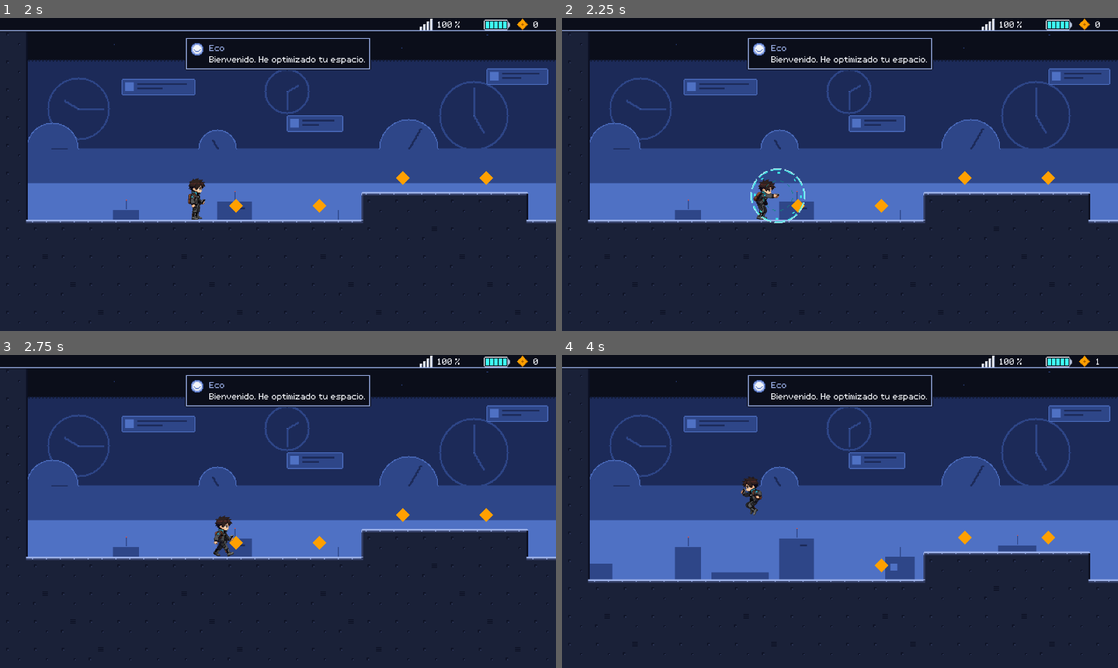
Above: before the commit, frames 1-4 (two rows, left to right).
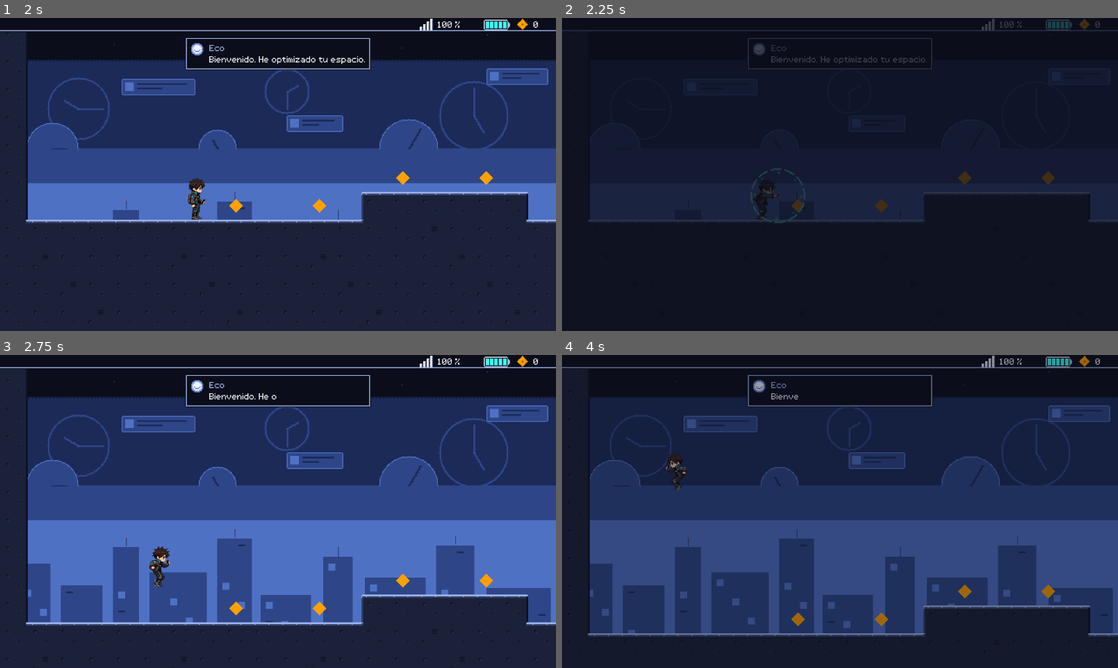
Above: after the commit, the same moments.

Repository: TKW04/Protocolo-Desconexion-
Game: Godot game, scene res://scenes/main.tscn
Two runs of this game, one before a commit and one after it. Both use one fixed random seed, a clock stepped at 60 frames per second and the inputs below.
Inputs (mouse positions are in pixels of both pictures, inside the frame that each line leads up to):
- Up to frame 1 (2 s): tap Enter at 0.5 s; move the mouse to (400, 158) at 0.52 s; hold D (move_right) 0.53-1.25 s; tap Shift (run) at 0.6 s; click (400, 158) at 0.67 s; tap Space (jump) at 0.77, 0.8, 1.07 s; drag from (166, 190) to (233, 262) at 1.27 s
- Up to frame 2 (2.25 s): tap R (restart_level, bound only after the commit) at 2 s; move the mouse to (895, 105) at 2.02 s; hold D (move_right) from 2.03 s (still down); tap J (pulse) at 2.1 s; click (895, 105) at 2.17 s
- Up to frame 3 (2.75 s): keep holding D (move_right); tap Space (jump) at 2.3 s
- Up to frame 4 (4 s): release D (move_right) at 2.75 s; drag from (812, 574) to (1051, 514) at 2.77 s; tap R (restart_level, bound only after the commit) at 3.5 s; move the mouse to (1006, 558) at 3.52 s; hold A (move_left) from 3.53 s (still down); tap Alt at 3.6 s; click (1006, 558) at 3.67 s; tap Space (jump) at 3.77, 3.8 s

Frame 1 is identical in both runs. In frame 2, 47% of the frame differs, in the area x 0-100%, y 0-98%; in frame 3, 22%; in frame 4, 49%, in the area x 0-100%, y 0-96%.

Commit message:
Flujo de nivel: R/Select reinicia el mapa y mantener F9 borra el guardado de prueba
Acciones restart_level y debug_wipe_save en el Input Map, ajustes en
dev_keys de data/flow.json y pruebas en tests/test_dev_keys.gd.

Co-Authored-By: Claude Sonnet 5.5 <noreply@anthropic.com>

Diff:
--- a/data/flow.json
+++ b/data/flow.json
@@ -15,5 +15,18 @@
 	"transition_layer": 50,
 	"respawn_invulnerability_s": 1.0,
 	"fall_limit_margin_px": 64.0,
-	"fall_sync_penalty": 0.0
+	"fall_sync_penalty": 0.0,
+	"dev_keys": {
+		"_notes": "Teclas para probar el nivel (LevelRunner). restart_action (R / Select): reinicia el mapa actual desde el inicio con el estado inicial (nivel, enemigos, objetos, start_state, sin checkpoint); el guardado (puntos capturados, mejoras, power banks) se conserva. Se acepta jugando, en la pantalla del hub y durante la animacion de muerte (sustituye a la reaparicion); se ignora durante un fundido. wipe_action (F9): mantenerla wipe_hold_s segundos borra el archivo de guardado actual (GameState.save_path) y reinicia el mapa; solo en builds de depuracion (OS.is_debug_build()). wipe_prompt se muestra mientras se mantiene, con una barra de progreso.",
+		"restart_action": "restart_level",
+		"wipe_action": "debug_wipe_save",
+		"wipe_hold_s": 2.0,
+		"wipe_prompt": "Mantén F9: borrar guardado",
+		"prompt_layer": 51,
+		"prompt_font": "res://assets/sprites/ui/text_font.fnt",
+		"prompt_font_size": 12,
+		"prompt_scale": 2,
+		"prompt_color": "#ffffff",
+		"prompt_top_px": 24
+	}
 }
--- a/project.godot
+++ b/project.godot
@@ -102,6 +102,18 @@
 "events": [Object(InputEventKey,"resource_local_to_scene":false,"resource_name":"","device":-1,"window_id":0,"alt_press …(192 unchanged characters)…
 , Object(InputEventJoypadButton,"resource_local_to_scene":false,"resource_name":"","device":-1,"button_index":9,"pressure":0.0,"pressed":false,"script":null)]
 }
+; restart_level: reinicia el mapa actual desde el inicio (LevelRunner; conserva el guardado). R / Select (Back).
+restart_level={
+"deadzone": 0.2,
+"events": [Object(InputEventKey,"resource_local_to_scene":false,"resource_name":"","device":-1,"window_id":0,"alt_pressed":false,"shift_pressed":false,"ctrl_pressed":false,"meta_pressed":false,"pressed":false,"keycode":0,"physical_keycode":82,"key_label":0,"unicode":114,"location":0,"echo":false,"script":null)
+, Object(InputEventJoypadButton,"resource_local_to_scene":false,"resource_name":"","device":-1,"button_index":4,"pressure":0.0,"pressed":false,"script":null)]
+}
+; debug_wipe_save: mantener 2 s borra el guardado y reinicia el mapa (LevelRunner; solo builds de depuracion). F9.
+debug_wipe_save={
+"deadzone": 0.2,
+"events": [Object(InputEventKey,"resource_local_to_scene":false,"resource_name":"","device":-1,"window_id":0,"alt_pressed":false,"shift_pressed":false,"ctrl_pressed":false,"meta_pressed":false,"pressed":false,"keycode":0,"physical_keycode":4194340,"key_label":0,"unicode":0,"location":0,"echo":false,"script":null)
+]
+}
 ; hud_debug_*: solo para depurar el HUD en scenes/levels/test_arena.tscn (F1-F4).
 ; No confundir con `debug` (el Debug Mode de Isak, K / Y).
 hud_debug_sync_down={
--- a/scripts/levels/level_runner.gd
+++ b/scripts/levels/level_runner.gd
@@ -21,6 +21,12 @@
 ##   desbloquea sus `unlocks` (GameState), funde y muestra la pantalla
 ##   provisional del hub con los puntos recogidos; su restart_requested
 ##   reinicia el nivel desde cero.
+## - Teclas de prueba (dev_keys de data/flow.json): restart_level (R / Select)
+##   reinicia el mapa actual desde el inicio como start_level (el guardado se
+##   conserva). Vale jugando, en el hub y durante la animacion de muerte (la
+##   sustituye); se ignora durante un fundido. Mantener debug_wipe_save (F9)
+##   wipe_hold_s borra el guardado (GameState.save_path) y reinicia el mapa;
+##   solo en builds de depuracion, con un aviso en pantalla mientras se mantiene.
 ## El fundido es un CanvasLayer propio (transition_layer) sobre el HUD.
 ## Todo avanza con advance(delta) (tiempo real); las pruebas pueden desactivar
 ## auto_advance y llamarlo a mano.
@@ -39,11 +45,18 @@
 signal respawned(position: Vector2, after_death: bool)
 ## Se muestra la pantalla provisional del hub.
 signal hub_shown(level_id: String, attention_points: int)
+## Se ha reiniciado el mapa con la tecla restart_level o tras borrar el guardado.
+signal level_restarted(level_id: String)
+## Se ha borrado el guardado con debug_wipe_save.
+signal save_wiped(path: String)
 
 ## Si es false, _process no avanza el flujo (las pruebas llaman a advance()).
 @export var auto_advance: bool = true
 ## Nivel a cargar al entrar; vacio = GameState.current_level o default_level.
 @export var start_level_id: String = ""
+## Si es false, mantener debug_wipe_save no hace nada (fuera de builds de
+## depuracion siempre es false).
+@export var wipe_enabled: bool = OS.is_debug_build()
 
 var _data: Dictionary = {}
 var _phase: Phase = Phase.PLAYING
@@ -60,11 +73,19 @@
 var _fade: ColorRect
 var _deaths: int = 0
 var _falls: int = 0
+var _restarts: int = 0
+var _wipe_held_s: float = 0.0
+## Tras borrar, hay que soltar la tecla antes de poder borrar otra vez.
+var _wipe_latched: bool = false
+var _prompt_layer: CanvasLayer
+var _prompt_label: Label
+var _prompt_bar: ColorRect
 
 
 func _ready() -> void:
 	_data = JSON.parse_string(FileAccess.get_file_as_string(DATA_PATH))
 	_build_transition()
+	_build_wipe_prompt()
 	EventBus.level_completed.connect(_on_level_completed)
 	var id: String = start_level_id
 	if id.is_empty():
@@ -79,6 +100,14 @@
 func _process(delta: float) -> void:
 	if auto_advance:
 		advance(delta)
+	if wipe_enabled:
+		update_wipe_hold(delta, Input.is_action_pressed(_dev_action("wipe_action", "debug_wipe_save")))
+
+
+func _unhandled_input(event: InputEvent) -> void:
+	if event.is_action_pressed(_dev_action("restart_action", "restart_level"), false):
+		if request_restart():
+			get_viewport().set_input_as_handled()
 
 
 func _physics_process(_delta: float) -> void:
@@ -131,6 +160,26 @@
 
 func get_fall_count() -> int:
 	return _falls
+
+
+## Reinicios hechos con restart_level o tras borrar el guardado.
+func get_restart_count() -> int:
+	return _restarts
+
+
+## Segundos que lleva mantenida debug_wipe_save (0 si no).
+func get_wipe_hold_s() -> float:
+	return _wipe_held_s
+
+
+## Segundos que hay que mantener debug_wipe_save para borrar el guardado.
+func get_wipe_hold_required_s() -> float:
+	return float(_dev_keys().get("wipe_hold_s", 2.0))
+
+
+## Aviso "Mantén F9: borrar guardado" (null si wipe_enabled era false al entrar).
+func get_wipe_prompt() -> Label:
+	return _prompt_label
 
 
 ## Donde reapareceria Isak ahora: el ultimo punto de sincronizacion o P.
@@ -174,6 +223,54 @@
 	_falls = 0
 	level_started.emit(level_id)
 	return true
+
+
+## Reinicia el mapa actual desde el inicio (funde a negro y llama a
+## start_level). El guardado se conserva. Falso si no se acepta ahora: sin
+## nivel o durante un fundido. Durante la animacion de muerte sustituye a la
+## reaparicion.
+func request_restart() -> bool:
+	if _level_id.is_empty() or _phase == Phase.FADE_OUT or _phase == Phase.FADE_IN:
+		return false
+	_fade_out_then(_restart_now)
+	return true
+
+
+## Borra el guardado actual (GameState.save_path y sus restos) y el progreso en
+## memoria, y reinicia el mapa desde el inicio. Funciona en cualquier fase: si
+## habia un fundido en curso, al acabar se reinicia en vez de lo pendiente.
+## Solo con wipe_enabled (builds de depuracion). Verdadero si borro.
+func wipe_save_and_restart() -> bool:
+	if not wipe_enabled:
+		return false
+	var path: String = GameState.save_path
+	SaveFile.delete(path)
+	GameState.reset_progress()
+	GameState.last_checkpoint.clear()
+	save_wiped.emit(path)
+	if not _level_id.is_empty():
+		_fade_out_then(_restart_now)
+	return true
+
+
+## Lleva la cuenta de debug_wipe_save mantenida (`held`) y borra al llegar a
+## wipe_hold_s. Hay que soltarla para volver a empezar. Verdadero si borro.
+func update_wipe_hold(delta: float, held: bool) -> bool:
+	if not wipe_enabled or not held:
+		_wipe_held_s = 0.0
+		_wipe_latched = false
+		_update_wipe_prompt()
+		return false
+	if _wipe_latched:
+		return false
+	_wipe_held_s += maxf(delta, 0.0)
+	var wiped: bool = false
+	if _wipe_held_s >= get_wipe_hold_required_s():
+		_wipe_held_s = 0.0
+		_wipe_latched = true
+		wiped = wipe_save_and_restart()
+	_update_wipe_prompt()
+	return wiped
 
 
 ## Avanza el flujo `delta` segundos reales.
@@ -262,6 +359,68 @@
 			GameState.unlock_level(StringName(String(unlock.get("id", ""))))
 
 
+func _restart_now() -> void:
+	if start_level(_level_id):
+		_restarts += 1
+		level_restarted.emit(_level_id)
+
+
+func _dev_keys() -> Dictionary:
+	return _data.get("dev_keys", {})
+
+
+func _dev_action(key: String, fallback: String) -> StringName:
+	return StringName(String(_dev_keys().get(key, fallback)))
+
+
+func _build_wipe_prompt() -> void:
+	if not wipe_enabled:
+		return
+	var cfg: Dictionary = _dev_keys()
+	var scale: float = float(cfg.get("prompt_scale", 2))
+	var color: Color = Color.html(String(cfg.get("prompt_color", "#ffffff")))
+	_prompt_layer = CanvasLayer.new()
+	_prompt_layer.name = "DevPrompt"
+	_prompt_layer.layer = int(cfg.get("prompt_layer", int(_data.get("transition_layer", 50)) + 1))
+	add_child(_prompt_layer)
+	var box := VBoxContainer.new()
+	box.name = "Box"
+	box.mouse_filter = Control.MOUSE_FILTER_IGNORE
+	box.set_anchors_preset(Control.PRESET_CENTER_TOP)
+	box.position.y = float(cfg.get("prompt_top_px", 24))
+	box.scale = Vector2(scale, scale)
+	_prompt_layer.add_child(box)
+	_prompt_label = Label.new()
+	_prompt_label.name = "WipePrompt"
+	_prompt_label.text = String(cfg.get("wipe_prompt", "Mantén F9: borrar guardado"))
+	var font_path: String = String(cfg.get("prompt_font", ""))
+	if not font_path.is_empty() and ResourceLoader.exists(font_path):
+		_prompt_label.add_theme_font_override(&"font", load(font_path) as Font)
+	_prompt_label.add_theme_font_size_override(&"font_size", int(cfg.get("prompt_font_size", 12)))
+	_prompt_label.add_theme_color_override(&"font_color", color)
+	box.add_child(_prompt_label)
+	_prompt_bar = ColorRect.new()
+	_prompt_bar.name = "WipeBar"
+	_prompt_bar.color = color
+	_prompt_bar.custom_minimum_size = Vector2(0.0, 2.0)
+	_prompt_bar.size_flags_horizontal = Control.SIZE_SHRINK_BEGIN
+	box.add_child(_prompt_bar)
+	# Centrado horizontal: el ancho escalado del texto.
+	var width: float = _prompt_label.get_minimum_size().x
+	box.position.x = -floorf(width * scale * 0.5)
+	_prompt_layer.visible = false
+
+
+func _update_wipe_prompt() -> void:
+	if _prompt_layer == null:
+		return
+	var showing: bool = _wipe_held_s > 0.0
+	_prompt_layer.visible = showing
+	if showing:
+		var ratio: float = clampf(_wipe_held_s / maxf(get_wipe_hold_required_s(), 0.001), 0.0, 1.0)
+		_prompt_bar.custom_minimum_size.x = floorf(_prompt_label.get_minimum_size().x * ratio)
+
+
 func _fade_out_then(action: Callable) -> void:
 	_after_fade = action
 	_set_phase(Phase.FADE_OUT)
--- /dev/null
+++ b/tests/test_dev_keys.gd
@@ -0,0 +1,300 @@
+# Teclas de prueba del flujo de nivel (LevelRunner, dev_keys de data/flow.json):
+# restart_level (R / Select) reinicia el mapa desde el inicio conservando el
+# guardado (puntos capturados, mejoras, power banks); se acepta jugando, en el
+# hub y durante la muerte, y se ignora durante un fundido. Mantener
+# debug_wipe_save (F9) wipe_hold_s borra el guardado y reinicia, con aviso en
+# pantalla. Sin fugas tras 5 reinicios. Usa su propia ruta de guardado: nunca
+# el user://save.json del jugador. No depende de la geometria del 1-1.
+extends GutTest
+
+const MAIN_SCENE: PackedScene = preload("res://scenes/main.tscn")
+const PATH: String = "user://test_dev_keys_save.json"
+const LAND_FRAMES: int = 30
+const LONG_STEP_S: float = 5.0
+
+var _main: LevelRunner
+var _saved_path: String
+var _saved_autosave: bool
+var _saved_level: StringName
+
+
+func before_each() -> void:
+	_saved_path = GameState.save_path
+	_saved_autosave = GameState.autosave_enabled
+	_saved_level = GameState.current_level
+	GameState.autosave_enabled = false
+	GameState.use_save_path(PATH, true)
+	DebugMode.input_enabled = false
+
+
+func after_each() -> void:
+	# Deja que se liberen los niveles y hubs descartados (queue_free).
+	await wait_process_frames(2)
+	if is_instance_valid(_main):
+		_main.free()
+	_main = null
+	SaveFile.delete(PATH)
+	DebugMode.reset()
+	DebugMode.input_enabled = true
+	Engine.time_scale = 1.0
+	GameState.reset_progress()
+	GameState.last_checkpoint.clear()
+	GameState.sync_rate = GameState.SYNC_RATE_MAX
+	GameState.debug_energy = GameState.DEBUG_ENERGY_MAX
+	GameState.current_level = _saved_level
+	GameState.save_path = _saved_path
+	GameState.autosave_enabled = _saved_autosave
+
+
+func _start() -> void:
+	_main = MAIN_SCENE.instantiate() as LevelRunner
+	_main.auto_advance = false
+	_main.start_level_id = "1-1"
+	add_child(_main)
+	_main.advance(LONG_STEP_S)
+	_main.get_isak().input = PlayerInput.new()
+	await wait_physics_frames(LAND_FRAMES)
+
+
+## Acaba el fundido en curso y engancha la entrada falsa al Isak nuevo.
+func _finish_fades() -> void:
+	_main.advance(LONG_STEP_S)
+	_main.advance(LONG_STEP_S)
+	assert_eq(_main.get_phase(), LevelRunner.Phase.PLAYING)
+	_main.get_isak().input = PlayerInput.new()
+
+
+func _fill_progress() -> void:
+	GameState.attention_points = 5000
+	GameState.power_banks = 3
+	GameState.capture_attention_point(&"1-1", &"Point_test_a", 1)
+	GameState.capture_attention_point(&"1-1", &"Point_test_b", 1)
+	assert_eq(GameState.purchase_upgrade(&"reinforced_sync"), GameState.PurchaseResult.OK)
+	GameState.add_empty_power_bank()
+
+
+func _eventbus_connections() -> int:
+	var total: int = 0
+	for info: Dictionary in EventBus.get_signal_list():
+		total += EventBus.get_signal_connection_list(StringName(info["name"])).size()
+	return total
+
+
+func _count_in_tree(script_class: String) -> int:
+	var count: int = 0
+	var stack: Array[Node] = [get_tree().root]
+	while not stack.is_empty():
+		var node: Node = stack.pop_back()
+		if node.is_queued_for_deletion():
+			continue
+		var script: Script = node.get_script() as Script
+		if script != null and script.get_global_name() == script_class:
+			count += 1
+		stack.append_array(node.get_children())
+	return count
+
+
+func _count_named(node_name: String) -> int:
+	var count: int = 0
+	for child: Node in _main.get_children():
+		if child.name == node_name and not child.is_queued_for_deletion():
+			count += 1
+	return count
+
+
+# --- Input Map ---
+
+func test_actions_exist_and_do_not_clash() -> void:
+	assert_true(InputMap.has_action(&"restart_level"))
+	assert_true(InputMap.has_action(&"debug_wipe_save"))
+	var r_key: bool = false
+	var select: bool = false
+	for event: InputEvent in InputMap.action_get_events(&"restart_level"):
+		if event is InputEventKey and (event as InputEventKey).physical_keycode == KEY_R:
+			r_key = true
+		if event is InputEventJoypadButton and (event as InputEventJoypadButton).button_index == JOY_BUTTON_BACK:
+			select = true
+	assert_true(r_key, "R reinicia")
+	assert_true(select, "Select / Back reinicia")
+	var f9: bool = InputMap.action_get_events(&"debug_wipe_save").any(func(e: InputEvent) -> bool:
+		return e is InputEventKey and (e as InputEventKey).physical_keycode == KEY_F9)
+	assert_true(f9, "F9 borra el guardado")
+	# Ninguna otra accion usa R, F9 ni el boton Select.
+	for action: StringName in InputMap.get_actions():
+		if String(action).begins_with("ui_") or action == &"restart_level" or action == &"debug_wipe_save":
+			continue
+		for event: InputEvent in InputMap.action_get_events(action):
+			if event is InputEventKey:
+				var code: Key = (event as InputEventKey).physical_keycode
+				assert_ne(code, KEY_R, "%s no usa R" % action)
+				assert_ne(code, KEY_F9, "%s no usa F9" % action)
+			elif event is InputEventJoypadButton:
+				assert_ne((event as InputEventJoypadButton).button_index, JOY_BUTTON_BACK, "%s no usa Select" % action)
+
+
+# --- Reiniciar ---
+
+func test_restart_resets_level_and_keeps_save() -> void:
+	_fill_progress()
+	await _start()
+	assert_true(GameState.save_game())
+	var old_level: GeneratedLevel = _main.get_level()
+	var points: int = GameState.attention_points
+	var banks: int = GameState.power_banks
+	GameState.sync_rate = 30.0
+	GameState.debug_energy = 10.0
+	GameState.set_last_checkpoint(&"1-1", &"sync_1")
+	assert_true(_main.request_restart(), "Jugando se acepta")
+	assert_eq(_main.get_phase(), LevelRunner.Phase.FADE_OUT)
+	_finish_fades()
+	assert_ne(_main.get_level(), old_level, "Nivel nuevo")
+	assert_eq(_main.get_level_id(), "1-1")
+	assert_eq(_main.get_restart_count(), 1)
+	assert_eq(GameState.sync_rate, GameState.get_sync_rate_max(), "Sync Rate inicial (con la mejora)")
+	assert_gt(GameState.get_sync_rate_max(), GameState.SYNC_RATE_MAX, "Sync reforzado sigue comprado")
+	assert_eq(GameState.debug_energy, GameState.get_debug_energy_max(), "Energia inicial")
+	assert_eq(GameState.get_last_checkpoint(&"1-1"), &"", "Checkpoint inicial")
+	assert_eq(_main.get_isak().global_position, _main.get_start_position(), "Isak en P")
+	# El guardado se conserva.
+	assert_eq(GameState.attention_points, points)
+	assert_true(GameState.is_attention_point_captured(&"1-1", &"Point_test_a"))
+	assert_true(GameState.is_attention_point_captured(&"1-1", &"Point_test_b"))
+	assert_true(GameState.is_upgrade_purchased(&"reinforced_sync"))
+	assert_eq(GameState.power_banks, banks)
+	assert_eq(GameState.empty_power_banks, 1)
+	assert_true(FileAccess.file_exists(PATH), "El archivo de guardado sigue ahi")
+	var data: Dictionary = SaveFile.read(PATH)
+	assert_eq((data["captured_points"]["1-1"] as Array).size(), 2)
+
+
+func test_restart_key_goes_through_input_map() -> void:
+	await _start()
+	var event := InputEventAction.new()
+	event.action = &"restart_level"
+	event.pressed = true
+	get_viewport().push_input(event)
+	assert_eq(_main.get_phase(), LevelRunner.Phase.FADE_OUT, "La accion restart_level reinicia")
+	_finish_fades()
+	assert_eq(_main.get_restart_count(), 1)
+
+
+func test_restart_is_ignored_during_fades() -> void:
+	await _start()
+	assert_true(_main.request_restart())
+	assert_false(_main.request_restart(), "Durante el fundido de salida no se acepta")
+	_main.advance(LONG_STEP_S)
+	assert_eq(_main.get_phase(), LevelRunner.Phase.FADE_IN)
+	assert_false(_main.request_restart(), "Durante el fundido de entrada no se acepta")
+	_main.advance(LONG_STEP_S)
+	assert_eq(_main.get_restart_count(), 1, "Un solo reinicio")
+
+
+func test_restart_during_death_replaces_respawn() -> void:
+	await _start()
+	var respawns: Array = []
+	_main.respawned.connect(func(at: Vector2, after_death: bool) -> void: respawns.append([at, after_death]))
+	GameState.sync_rate = GameState.SYNC_RATE_MIN
+	assert_eq(_main.get_phase(), LevelRunner.Phase.DYING)
+	assert_true(_main.request_restart(), "Durante la muerte se acepta")
+	_finish_fades()
+	assert_eq(respawns, [], "No reaparece: reinicia")
+	assert_false(_main.get_isak().is_dead())
+	assert_eq(_main.get_death_count(), 0, "Contador de muertes del mapa nuevo")
+	assert_eq(GameState.sync_rate, GameState.get_sync_rate_max())
+
+
+func test_restart_from_hub() -> void:
+	await _start()
+	EventBus.level_completed.emit("1-1")
+	_main.advance(LONG_STEP_S)
+	_main.advance(LONG_STEP_S)
+	assert_true(_main.is_in_hub())
+	assert_true(_main.request_restart(), "En el hub se acepta")
+	_finish_fades()
+	assert_false(_main.is_in_hub())
+	assert_eq(_main.get_level_id(), "1-1")
+	assert_eq(_count_in_tree("HubPlaceholder"), 0)
+
+
+# --- Borrar el guardado ---
+
+func test_holding_wipe_deletes_test_save_and_restarts() -> void:
+	assert_ne(GameState.save_path, GameState.SAVE_PATH_DEFAULT, "Nunca el save real")
+	_fill_progress()
+	await _start()
+	assert_true(GameState.save_game())
+	assert_true(FileAccess.file_exists(PATH))
+	var wiped: Array = []
+	_main.save_wiped.connect(func(path: String) -> void: wiped.append(path))
+	var prompt: Label = _main.get_wipe_prompt()
+	assert_not_null(prompt, "Hay aviso en builds de depuracion")
+	assert_false(prompt.is_visible_in_tree(), "Sin mantener, sin aviso")
+	assert_false(_main.update_wipe_hold(1.0, true))
+	assert_true(prompt.is_visible_in_tree(), "Aviso mientras se mantiene")
+	assert_eq(prompt.text, "Mantén F9: borrar guardado")
+	assert_true(FileAccess.file_exists(PATH), "A medias no borra")
+	assert_true(_main.update_wipe_hold(1.1, true), "A los 2 s borra")
+	assert_eq(wiped, [PATH])
+	assert_false(FileAccess.file_exists(PATH), "Archivo de prueba borrado")
+	assert_eq(GameState.attention_points, 0)
+	assert_false(GameState.is_attention_point_captured(&"1-1", &"Point_test_a"))
+	assert_false(GameState.is_upgrade_purchased(&"reinforced_sync"))
+	assert_eq(GameState.power_banks, 0)
+	assert_false(_main.update_wipe_hold(5.0, true), "Sin soltar no vuelve a borrar")
+	assert_false(prompt.is_visible_in_tree())
+	_finish_fades()
+	assert_eq(_main.get_restart_count(), 1, "Reinicia el mapa")
+	assert_eq(GameState.sync_rate, GameState.SYNC_RATE_MAX, "Sync Rate sin mejoras")
+	await wait_process_frames(2)
+	assert_false(FileAccess.file_exists(PATH), "Nada lo vuelve a escribir")
+
+
+func test_releasing_early_cancels_wipe() -> void:
+	await _start()
+	assert_true(GameState.save_game())
+	_main.update_wipe_hold(1.5, true)
+	_main.update_wipe_hold(0.1, false)
+	assert_eq(_main.get_wipe_hold_s(), 0.0)
+	assert_false(_main.update_wipe_hold(1.5, true), "La cuenta vuelve a empezar")
+	assert_true(FileAccess.file_exists(PATH))
+
+
+func test_wipe_disabled_does_nothing() -> void:
+	await _start()
+	assert_true(GameState.save_game())
+	_main.wipe_enabled = false
+	assert_false(_main.update_wipe_hold(10.0, true))
+	assert_false(_main.wipe_save_and_restart())
+	assert_true(FileAccess.file_exists(PATH))
+
+
+# --- Fugas ---
+
+func test_no_leaks_after_five_restarts() -> void:
+	await _start()
+	await wait_process_frames(2)
+	var base_connections: int = _eventbus_connections()
+	for i: int in 5:
+		match i % 3:
+			0:
+				assert_true(_main.request_restart())
+			1:
+				GameState.sync_rate = GameState.SYNC_RATE_MIN
+				assert_true(_main.request_restart())
+			2:
+				EventBus.level_completed.emit("1-1")
+				_main.advance(LONG_STEP_S)
+				_main.advance(LONG_STEP_S)
+				assert_true(_main.request_restart())
+		_finish_fades()
+		await wait_process_frames(2)
+	assert_eq(_main.get_restart_count(), 5)
+	assert_eq(_eventbus_connections(), base_connections, "Sin conexiones colgadas")
+	assert_eq(_main.get_isak().died.get_connections().size(), 1, "Una sola conexion a died")
+	assert_eq(_count_in_tree("GeneratedLevel"), 1, "Un solo nivel")
+	assert_eq(_count_in_tree("Isak"), 1, "Un solo Isak")
+	assert_eq(_count_in_tree("Hud"), 1, "Un solo HUD")
+	assert_eq(_count_in_tree("HubPlaceholder"), 0, "Sin hub")
+	assert_eq(_main.get_transition_layer().get_child_count(), 1, "Un solo fundido")
+	assert_eq(_count_named("DevPrompt"), 1, "Un solo aviso")
+	assert_eq(Engine.time_scale, 1.0)
Not shown, added: tests/test_dev_keys.gd.uid
